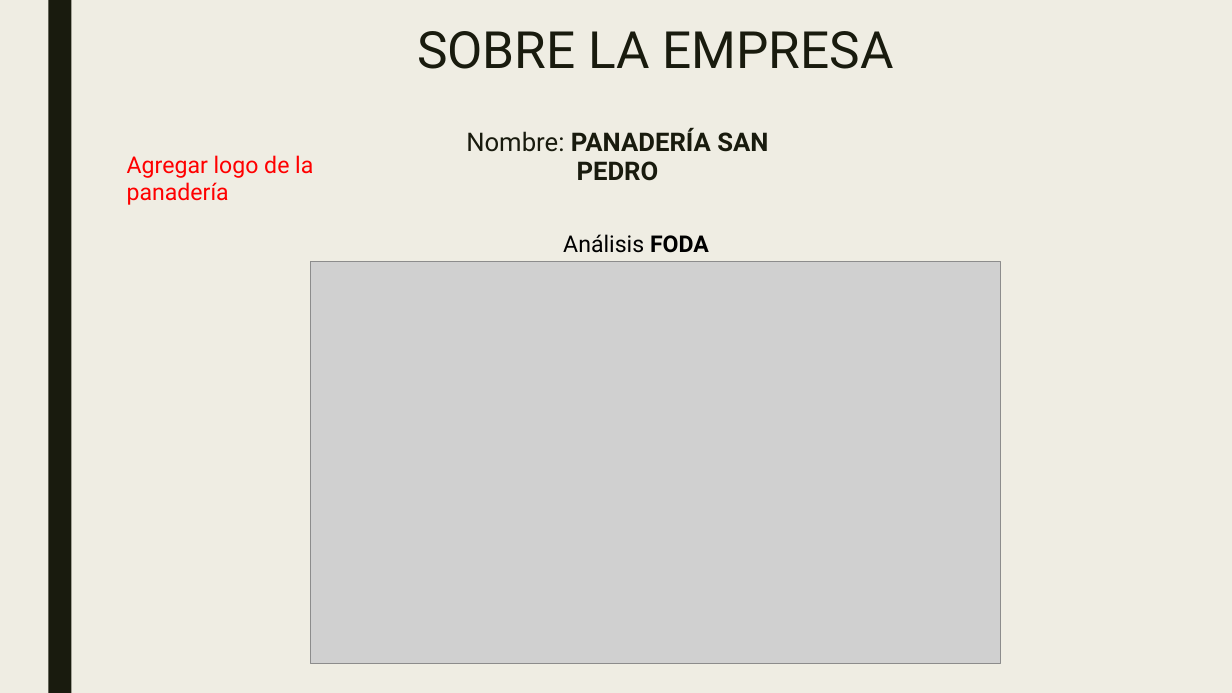
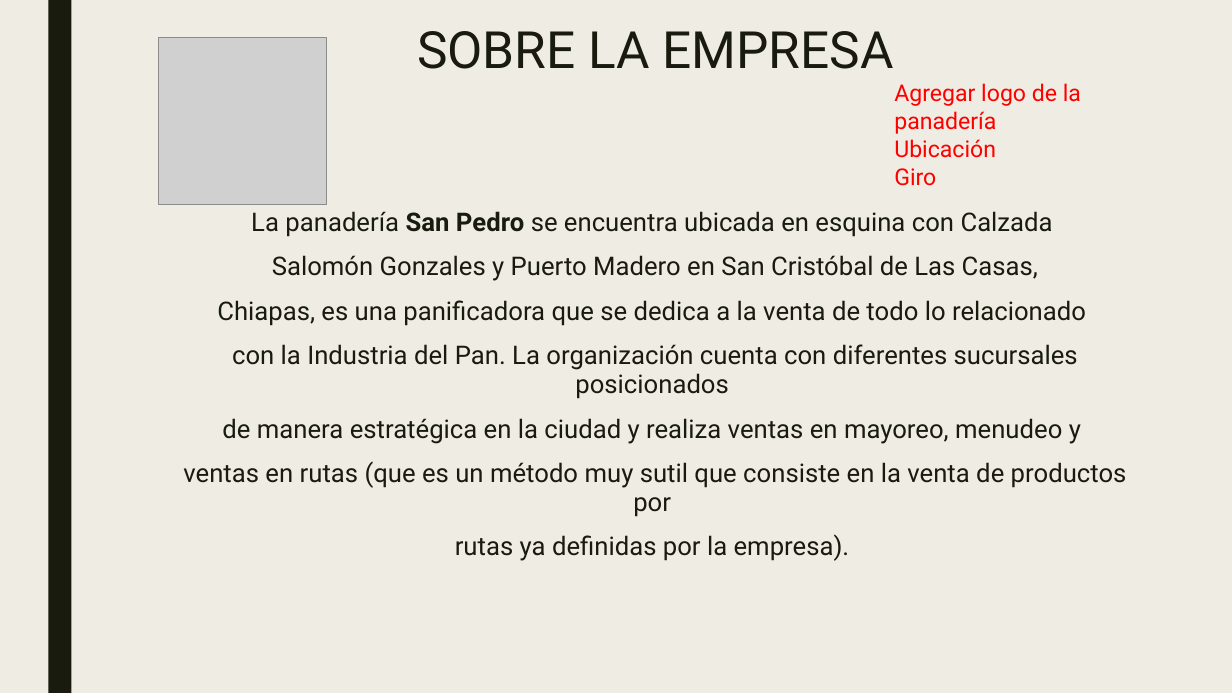
Before and after one commit to SM-ROOT/SM-ROOT, a slide deck: slide 3 of 9°A/Integradora/diapositiva/SM-ROOT_APPMO-SP.pptx. Drawn at 1232x693 pixels with LibreOffice and Linux fonts; fonts in the diff are those of the drawing; grey boxes stand for pictures. Boxes give left, top, right and bottom in pixels: in the first picture for what was removed or moved away, otherwise in the second. Text is boxed around its words. In the diff, an @@ line names an element or a change of style, - is before the commit and + after.

```diff
--- a/9°A/Integradora/diapositiva/SM-ROOT_APPMO-SP.pptx
+++ b/9°A/Integradora/diapositiva/SM-ROOT_APPMO-SP.pptx
@@ picture added at <box>159,37,326,204</box> @@
@@ text "Agregar logo de la panadería": place and size @@
-text "Agregar logo de la panadería" at <box>127,155,313,205</box>
+text "Agregar logo de la panadería" at <box>894,83,1081,186</box>
@@ text removed at <box>466,128,768,181</box> @@
-Nombre: PANADERÍA SAN PEDRO
@@ text at <box>894,139,996,186</box>: paragraphs added @@
+Ubicación
+Giro
@@ text added at <box>183,211,1127,517</box>, 20 pt, text #191B0E @@
+La panadería San Pedro se encuentra ubicada en esquina con Calzada
+Salomón Gonzales y Puerto Madero en San Cristóbal de Las Casas,
+Chiapas, es una panificadora que se dedica a la venta de todo lo relacionado
+con la Industria del Pan. La organización cuenta con diferentes sucursales posicionados
+de manera estratégica en la ciudad y realiza ventas en mayoreo, menudeo y
+ventas en rutas (que es un método muy sutil que consiste en la venta de productos por
+rutas ya definidas por la empresa).
@@ text removed at <box>563,234,709,253</box> @@
-Análisis FODA
@@ picture removed at <box>311,262,1001,664</box> @@
```
Also in this commit, not shown: 2 other slides changed, 2 slides added, 1 slide removed, 15 other files.
